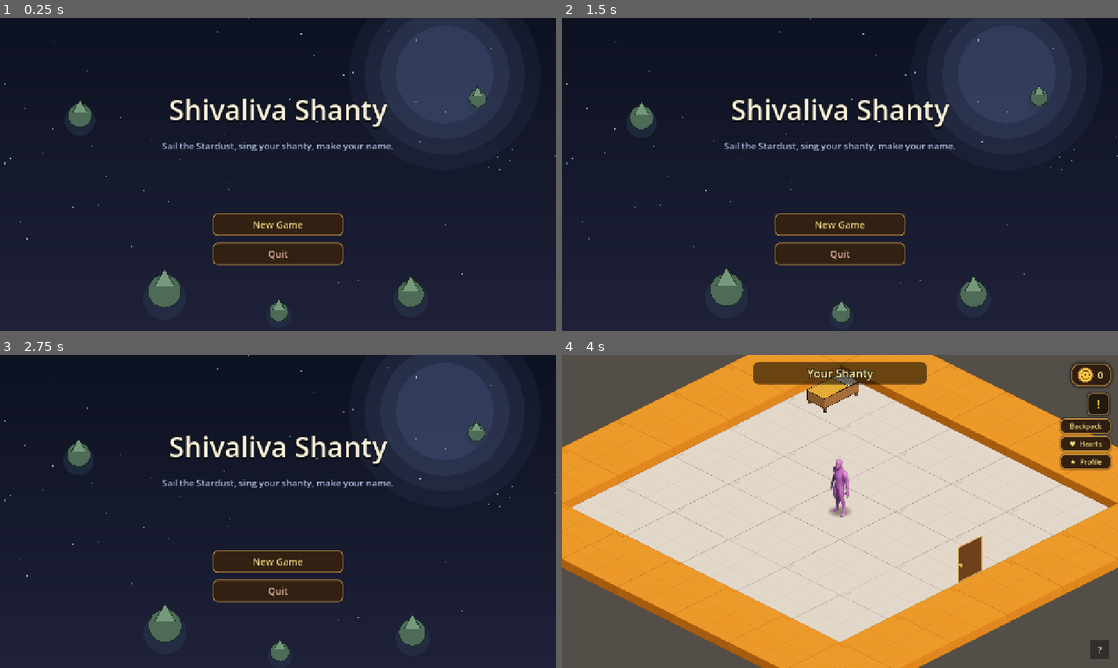
Above: before the commit, frames 1-4 (two rows, left to right).
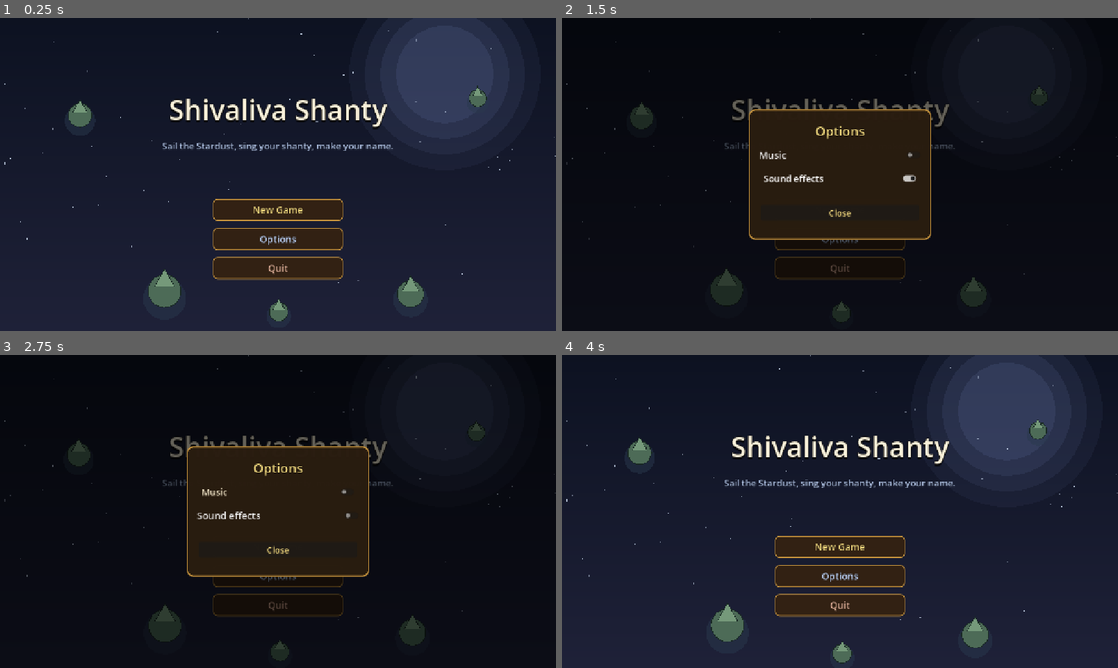
Above: after the commit, the same moments.

Repository: TairoyZone/shivaliva-shanty
Game: Godot game, scene res://main.tscn
The game is run twice, just before and just after one commit, with the same random seed, the same clock (stepped at 60 frames per second) and the same inputs.
Inputs (mouse positions are in pixels of both pictures, inside the frame that each line leads up to):
- Up to frame 1 (0.25 s): no input
- Up to frame 2 (1.5 s): click (840, 240) at 0.5 s, where only the run after the commit has a clickable "Options"; click (840, 155) at 1.25 s, where only the run after the commit has a clickable "Music"
- Up to frame 3 (2.75 s): click (278, 514) at 2 s, where only the run after the commit has a clickable "Sound effects"
- Up to frame 4 (4 s): click "New Game" at 2.75 s; click (840, 633) at 3.5 s, where only the run before the commit has a clickable "Let's get to it"

The runs differ from the first frame. In frame 1, 4.5% of the frame differs, in the area x 38-62%, y 57-84%; in frame 2, 78%; in frame 3, 78%; in frame 4, 100%, in the area x 0-100%, y 0-100%.

Commit message:
feat(options): settings menu - toggle music + SFX, persisted (Troy)
An Options modal (interface/options_panel.gd, OptionsPanel) with Music + Sound-effects toggles. They drive the Audio autoload: set_music_enabled / set_sfx_enabled apply LIVE (music stops/resumes, SFX mute) AND persist to user://settings.cfg, restored on launch (Audio._load_settings in _ready). Reachable from the TITLE menu (Options button) and IN-GAME from the backpack (a Options button next to Quit to Title). Self-freeing modal, click-outside to close, won't stack.

Co-Authored-By: Claude Opus 4.8 <noreply@anthropic.com>

Diff:
--- a/autoloads/audio.gd
+++ b/autoloads/audio.gd
@@ -45,11 +45,18 @@
 var _sfx_player : AudioStreamPlayer
 var _music_player : AudioStreamPlayer
 var _current_music : String = ""   # the playing track key — guards play_music_track against restarts
+var _current_music_vol : float = -9.0
+
+## Player settings (persisted to user://settings.cfg) — toggled from the Options panel, saved on change.
+const SETTINGS_PATH : String = "user://settings.cfg"
+var music_enabled : bool = true
+var sfx_enabled : bool = true
 
 
 func _ready() -> void:
 
 	process_mode = Node.PROCESS_MODE_ALWAYS   # sound keeps going through a paused tree (result panels, etc.)
+	_load_settings()   # music / sfx on-off, restored from disk before anything plays
 	# One POLYPHONIC SFX player — play_stream layers overlapping one-shots (a cascade of clears) without
 	# the machine-gun cut-off you get re-triggering a single AudioStreamPlayer.
 	_sfx_player = AudioStreamPlayer.new()
@@ -72,6 +79,8 @@
 # Fire a one-shot SFX by name (no-op if unknown). A little random pitch per play kills repetition fatigue.
 func play_sfx(snd: String, volume_db: float = 0.0, pitch_jitter: float = 0.07) -> void:
 
+	if not sfx_enabled:
+		return
 	if _sfx_player == null or not _sfx.has(snd):
 		return
 	var pb : AudioStreamPlaybackPolyphonic = _sfx_player.get_stream_playback() as AudioStreamPlaybackPolyphonic
@@ -96,12 +105,24 @@
 	if track == _current_music or not _music.has(track):
 		return
 	_current_music = track
-	var s : AudioStream = _music[track]
+	_current_music_vol = volume_db
+	_apply_music()
+
+
+## (Re)start or stop the current track to match music_enabled. Called on a track change + on the toggle.
+func _apply_music() -> void:
+
+	if _music_player == null:
+		return
+	if not music_enabled or _current_music == "" or not _music.has(_current_music):
+		_music_player.stop()
+		return
+	var s : AudioStream = _music[_current_music]
 	if s is AudioStreamWAV:
 		(s as AudioStreamWAV).loop_mode = AudioStreamWAV.LOOP_FORWARD
 	elif s is AudioStreamOggVorbis:
 		(s as AudioStreamOggVorbis).loop = true
-	play_music(s, volume_db)
+	play_music(s, _current_music_vol)
 
 
 func stop_music() -> void:
@@ -123,3 +144,39 @@
 func _play_ui_click() -> void:
 
 	play_sfx("click", -3.0)
+
+
+# --- Settings (the Options panel) -----------------------------------------------------------------------
+
+func set_music_enabled(on: bool) -> void:
+
+	if music_enabled == on:
+		return
+	music_enabled = on
+	_apply_music()
+	_save_settings()
+
+
+func set_sfx_enabled(on: bool) -> void:
+
+	if sfx_enabled == on:
+		return
+	sfx_enabled = on
+	_save_settings()
+
+
+func _load_settings() -> void:
+
+	var cfg : ConfigFile = ConfigFile.new()
+	if cfg.load(SETTINGS_PATH) != OK:
+		return   # no settings file yet — keep the defaults (both on)
+	music_enabled = bool(cfg.get_value("audio", "music_enabled", true))
+	sfx_enabled = bool(cfg.get_value("audio", "sfx_enabled", true))
+
+
+func _save_settings() -> void:
+
+	var cfg : ConfigFile = ConfigFile.new()
+	cfg.set_value("audio", "music_enabled", music_enabled)
+	cfg.set_value("audio", "sfx_enabled", sfx_enabled)
+	cfg.save(SETTINGS_PATH)
--- a/interface/inventory_panel/inventory_panel.gd
+++ b/interface/inventory_panel/inventory_panel.gd
@@ -144,7 +144,28 @@
 	# this is the way out). PlayerState autosaves on every change, so we just return to the title.
 	var quit_row : HBoxContainer = HBoxContainer.new()
 	quit_row.alignment = BoxContainer.ALIGNMENT_CENTER
+	quit_row.add_theme_constant_override("separation", 12)
 	vbox.add_child(quit_row)
+	# Options (music / sound toggles) — next to Quit so settings are reachable in-game.
+	var opt_btn : Button = Button.new()
+	opt_btn.text = "⚙  Options"
+	opt_btn.focus_mode = Control.FOCUS_NONE
+	opt_btn.add_theme_font_size_override("font_size", 15)
+	opt_btn.add_theme_color_override("font_color", Color(0.80, 0.86, 0.96, 1.0))
+	opt_btn.add_theme_color_override("font_outline_color", Color(0, 0, 0, 0.85))
+	opt_btn.add_theme_constant_override("outline_size", 3)
+	var os : StyleBoxFlat = StyleBoxFlat.new()
+	os.bg_color = Color(0.14, 0.13, 0.20, 0.92)
+	os.border_color = Color(0.40, 0.42, 0.58, 1.0)
+	os.set_border_width_all(2)
+	os.set_corner_radius_all(8)
+	os.content_margin_left = 16
+	os.content_margin_right = 16
+	os.content_margin_top = 7
+	os.content_margin_bottom = 7
+	opt_btn.add_theme_stylebox_override("normal", os)
+	opt_btn.pressed.connect(func() -> void: OptionsPanel.open(self))
+	quit_row.add_child(opt_btn)
 	var quit_btn : Button = Button.new()
 	quit_btn.text = "⏻  Quit to Title"
 	quit_btn.focus_mode = Control.FOCUS_NONE
--- /dev/null
+++ b/interface/options_panel.gd
@@ -0,0 +1,112 @@
+## OptionsPanel — a small SETTINGS modal: toggle Music + Sound effects on/off. The toggles drive the Audio
+## autoload (Audio.set_music_enabled / set_sfx_enabled), which applies them live AND persists to
+## user://settings.cfg — so they're remembered next launch. Self-contained + self-freeing, on a high
+## CanvasLayer + process-always so it works over the title OR an in-game/paused state. Open it with
+## OptionsPanel.open(some_node). Won't stack. See the Audio autoload + [[godot-borrow-todo]].
+class_name OptionsPanel
+extends CanvasLayer
+
+const GOLD : Color = Color(0.96, 0.86, 0.5, 1.0)
+const GROUP : StringName = &"options_panel"
+
+
+## Open the panel (added to the tree root). No-op if one is already showing.
+static func open(host: Node) -> void:
+
+	if host == null or host.get_tree() == null:
+		return
+	if host.get_tree().get_first_node_in_group(GROUP) != null:
+		return
+	host.get_tree().root.add_child(OptionsPanel.new())
+
+
+func _ready() -> void:
+
+	layer = 90
+	process_mode = Node.PROCESS_MODE_ALWAYS
+	add_to_group(GROUP)
+
+	# Dim backdrop — a click anywhere outside the panel closes.
+	var dim : ColorRect = ColorRect.new()
+	dim.color = Color(0, 0, 0, 0.6)
+	dim.set_anchors_preset(Control.PRESET_FULL_RECT)
+	dim.mouse_filter = Control.MOUSE_FILTER_STOP
+	dim.gui_input.connect(_on_dim_input)
+	add_child(dim)
+
+	# Centred panel.
+	var panel : PanelContainer = PanelContainer.new()
+	panel.add_theme_stylebox_override("panel", _panel_style())
+	panel.anchor_left = 0.5
+	panel.anchor_top = 0.5
+	panel.anchor_right = 0.5
+	panel.anchor_bottom = 0.5
+	panel.grow_horizontal = Control.GROW_DIRECTION_BOTH
+	panel.grow_vertical = Control.GROW_DIRECTION_BOTH
+	panel.offset_left = -210.0
+	panel.offset_top = -150.0
+	panel.offset_right = 210.0
+	panel.offset_bottom = 150.0
+	add_child(panel)
+
+	var vbox : VBoxContainer = VBoxContainer.new()
+	vbox.add_theme_constant_override("separation", 16)
+	panel.add_child(vbox)
+
+	var title : Label = Label.new()
+	title.text = "Options"
+	title.add_theme_font_size_override("font_size", 30)
+	title.add_theme_color_override("font_color", GOLD)
+	title.add_theme_color_override("font_outline_color", Color(0, 0, 0, 0.85))
+	title.add_theme_constant_override("outline_size", 4)
+	title.horizontal_alignment = HORIZONTAL_ALIGNMENT_CENTER
+	vbox.add_child(title)
+
+	vbox.add_child(_make_toggle("Music", Audio.music_enabled, Audio.set_music_enabled))
+	vbox.add_child(_make_toggle("Sound effects", Audio.sfx_enabled, Audio.set_sfx_enabled))
+
+	var spacer : Control = Control.new()
+	spacer.custom_minimum_size = Vector2(0.0, 10.0)
+	vbox.add_child(spacer)
+
+	var close : Button = Button.new()
+	close.text = "Close"
+	close.focus_mode = Control.FOCUS_NONE
+	close.add_theme_font_size_override("font_size", 20)
+	close.add_theme_color_override("font_color", GOLD)
+	close.pressed.connect(_close)
+	vbox.add_child(close)
+
+
+func _make_toggle(text: String, on: bool, setter: Callable) -> CheckButton:
+
+	var cb : CheckButton = CheckButton.new()
+	cb.text = text
+	cb.button_pressed = on
+	cb.focus_mode = Control.FOCUS_NONE
+	cb.add_theme_font_size_override("font_size", 21)
+	cb.add_theme_color_override("font_color", Color(0.95, 0.9, 0.78, 1.0))
+	cb.toggled.connect(func(pressed: bool) -> void: setter.call(pressed))
+	return cb
+
+
+func _panel_style() -> StyleBoxFlat:
+
+	var s : StyleBoxFlat = StyleBoxFlat.new()
+	s.bg_color = Color(0.16, 0.11, 0.06, 0.98)
+	s.border_color = Color(0.78, 0.58, 0.24, 1.0)
+	s.set_border_width_all(3)
+	s.set_corner_radius_all(14)
+	s.set_content_margin_all(28)
+	return s
+
+
+func _on_dim_input(event: InputEvent) -> void:
+
+	if event is InputEventMouseButton and event.pressed:
+		_close()
+
+
+func _close() -> void:
+
+	queue_free()
--- a/main.gd
+++ b/main.gd
@@ -73,6 +73,10 @@
 	var new_game : Button = _make_button("New Game", Color(0.96, 0.86, 0.5, 1.0))
 	new_game.pressed.connect(_on_new_game)
 	vbox.add_child(new_game)
+
+	var options : Button = _make_button("Options", Color(0.74, 0.82, 0.96, 1.0))
+	options.pressed.connect(func() -> void: OptionsPanel.open(self))
+	vbox.add_child(options)
 
 	var quit : Button = _make_button("Quit", Color(0.92, 0.72, 0.62, 1.0))
 	quit.pressed.connect(_on_quit)
Not shown, added: interface/options_panel.gd.uid
